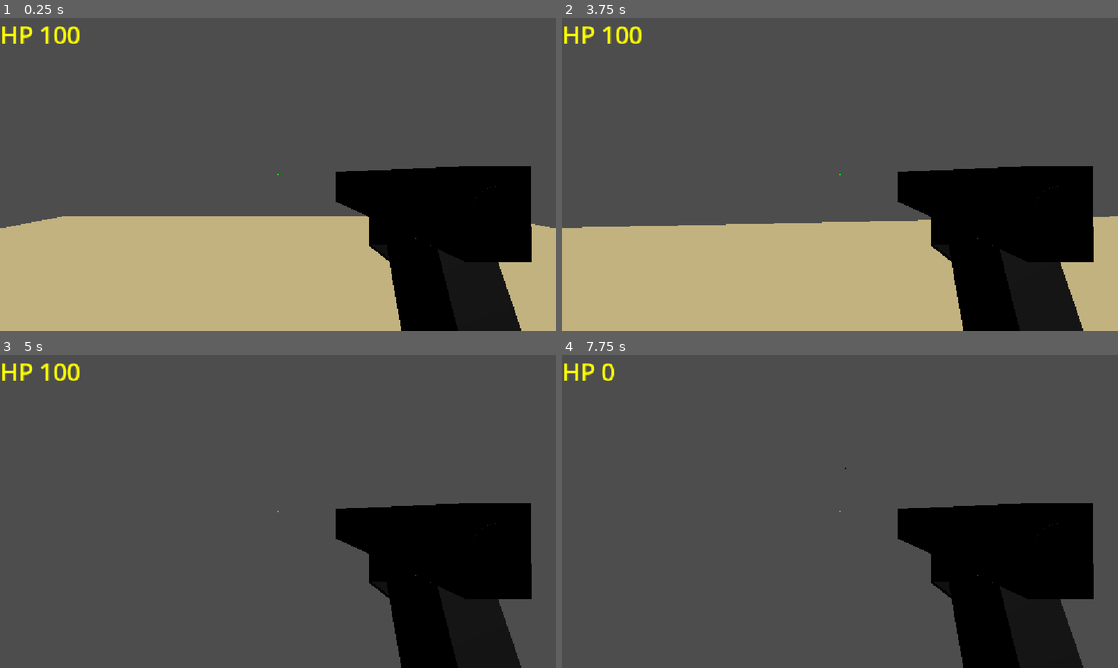
Above: before the commit, frames 1-4 (two rows, left to right).
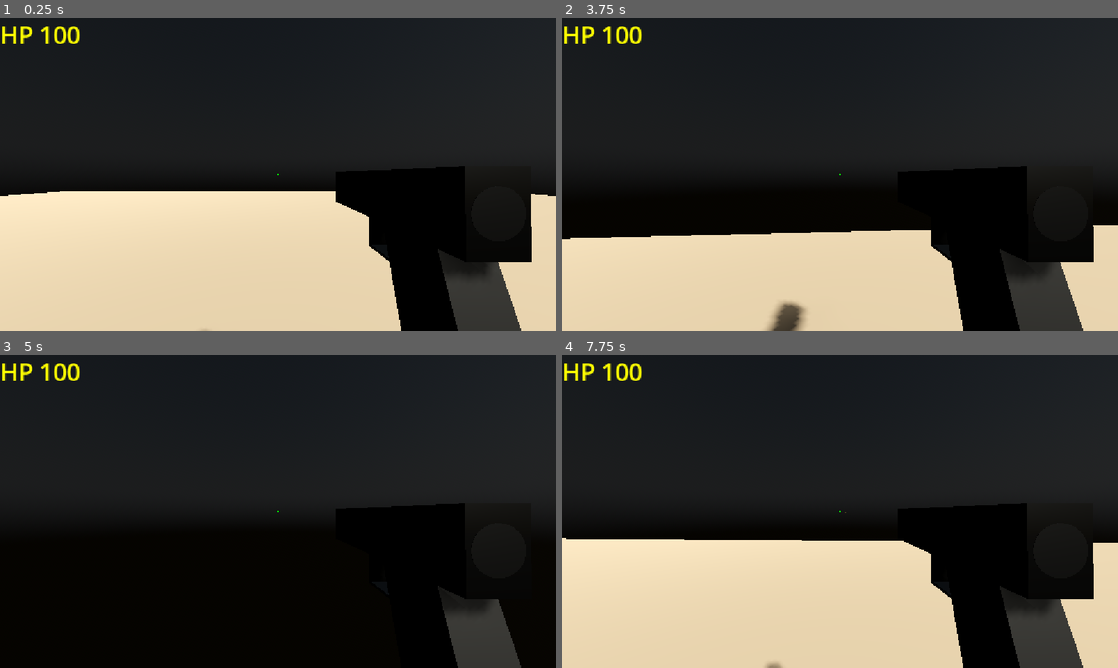
Above: after the commit, the same moments.

Repository: GazizVR/special-shot
Game: Godot game, scene res://scenes/Game.tscn
The game is run twice, just before and just after one commit, with the same random seed, the same clock (stepped at 60 frames per second) and the same inputs. This scene is started directly instead of the project's main scene.
Inputs (mouse positions are in pixels of both pictures, inside the frame that each line leads up to):
- Up to frame 1 (0.25 s): no input
- Up to frame 2 (3.75 s): tap Enter at 0.5 s; move the mouse to (867, 174) at 0.52 s; hold W (walk_forward) from 0.53 s (still down); tap Ctrl (crouch) at 0.6, 2.1, 3.6 s; move the mouse to (812, 174) at 1.27 s; click (812, 174) at 1.35 s; move the mouse to (851, 168) at 2.02 s; move the mouse to (834, 180) at 2.77 s; click (834, 180) at 2.85 s; move the mouse to (878, 177) at 3.52 s
- Up to frame 3 (5 s): keep holding W (walk_forward); move the mouse to (233, 508) at 4.27 s; click (233, 508) at 4.35 s
- Up to frame 4 (7.75 s): tap Space at 5 s; move the mouse to (845, 511) at 5.02 s; tap Ctrl (crouch) at 5.1, 6.6 s; move the mouse to (817, 505) at 5.77 s; release W (walk_forward) at 5.78 s; hold D (walk_right) 5.78-6.53 s; click (817, 505) at 5.85 s; move the mouse to (867, 511) at 6.52 s; hold W (walk_forward) from 6.53 s (still down); move the mouse to (812, 511) at 7.27 s; click (812, 511) at 7.35 s

The runs differ from the first frame. In frame 1, 88% of the frame differs, in the area x 0-100%, y 0-100%; in frame 2, 88%; in frame 3, 88%; in frame 4, 88%.

Commit message:
feat(game): тени и освещение

Diff:
--- a/project.godot
+++ b/project.godot
@@ -70,3 +70,6 @@
 
 rendering_device/driver.windows="d3d12"
 textures/vram_compression/import_s3tc_bptc=true
+textures/vram_compression/import_etc2_astc=true
+lights_and_shadows/directional_shadow/soft_shadow_filter_quality=3
+lights_and_shadows/directional_shadow/soft_shadow_filter_quality.mobile=2
--- a/scenes/Game.tscn
+++ b/scenes/Game.tscn
@@ -6,27 +6,56 @@
 
 [sub_resource type="BoxShape3D" id="BoxShape3D_8cj0n"]
 
+[sub_resource type="StandardMaterial3D" id="StandardMaterial3D_78awf"]
+albedo_color = Color(0.79607844, 0.69803923, 0.5764706, 1)
+roughness = 0.7
+
 [sub_resource type="BoxMesh" id="BoxMesh_uwrxv"]
 
-[sub_resource type="StandardMaterial3D" id="StandardMaterial3D_8cj0n"]
-shading_mode = 0
-albedo_color = Color(0.7607843, 0.69803923, 0.5019608, 1)
+[sub_resource type="StandardMaterial3D" id="StandardMaterial3D_cpr0p"]
+
+[sub_resource type="PhysicalSkyMaterial" id="PhysicalSkyMaterial_cpr0p"]
+sun_disk_scale = 10.0
+
+[sub_resource type="Sky" id="Sky_cpr0p"]
+sky_material = SubResource("PhysicalSkyMaterial_cpr0p")
+
+[sub_resource type="Environment" id="Environment_cpr0p"]
+background_mode = 2
+sky = SubResource("Sky_cpr0p")
+ambient_light_source = 3
+ambient_light_energy = 1.5
+tonemap_mode = 2
 
 [node name="game" type="Node3D" unique_id=731612117]
 script = ExtResource("1_cpr0p")
 
 [node name="Floor" type="StaticBody3D" parent="." unique_id=1039886930]
-transform = Transform3D(20, 0, 0, 0, 1, 0, 0, 0, 20, 0, 0.5, 0)
+transform = Transform3D(50, 0, 0, 0, 1, 0, 0, 0, 50, 0, 0.5, 0)
 
 [node name="CollisionShape3D" type="CollisionShape3D" parent="Floor" unique_id=1026303837]
 shape = SubResource("BoxShape3D_8cj0n")
 
 [node name="MeshInstance3D" type="MeshInstance3D" parent="Floor" unique_id=767500615]
+material_override = SubResource("StandardMaterial3D_78awf")
 mesh = SubResource("BoxMesh_uwrxv")
-surface_material_override/0 = SubResource("StandardMaterial3D_8cj0n")
+surface_material_override/0 = SubResource("StandardMaterial3D_cpr0p")
 
 [node name="DirectionalLight3D" type="DirectionalLight3D" parent="." unique_id=227133486]
-transform = Transform3D(1, 0, 0, 0, -4.371139e-08, 1, 0, -1, -4.371139e-08, 0, 8.49139, 0)
+transform = Transform3D(0.70710677, -0.49999997, 0.49999997, 0, 0.70710677, 0.70710677, -0.70710677, -0.49999997, 0.49999997, 0, 5, 0)
+light_color = Color(1, 0.99215686, 0.9411765, 1)
+light_indirect_energy = 2.0
+light_angular_distance = 0.5
+shadow_enabled = true
+shadow_bias = 0.04
+shadow_blur = 0.5
+directional_shadow_split_1 = 0.01
+directional_shadow_split_2 = 0.05
+directional_shadow_split_3 = 0.25
+directional_shadow_blend_splits = true
+
+[node name="WorldEnvironment" type="WorldEnvironment" parent="." unique_id=339240754]
+environment = SubResource("Environment_cpr0p")
 
 [node name="CanvasLayer" type="CanvasLayer" parent="." unique_id=2086990315]
 process_mode = 3
--- a/scenes/Player.tscn
+++ b/scenes/Player.tscn
@@ -34,6 +34,7 @@
 
 [node name="Camera" type="Camera3D" parent="CamPivot" unique_id=810746517]
 transform = Transform3D(-1, 0, -8.742278e-08, 0, 1, 0, 8.742278e-08, 0, -1, 0, 1.45, 0.25)
+far = 1000.0
 
 [node name="Hand" type="Node3D" parent="CamPivot" unique_id=265009307]
 transform = Transform3D(1, 0, -1.4210855e-14, 0, 1, 0, 0, 0, 1, -4, -1, 7)
Not shown, changed: export_presets.cfg
